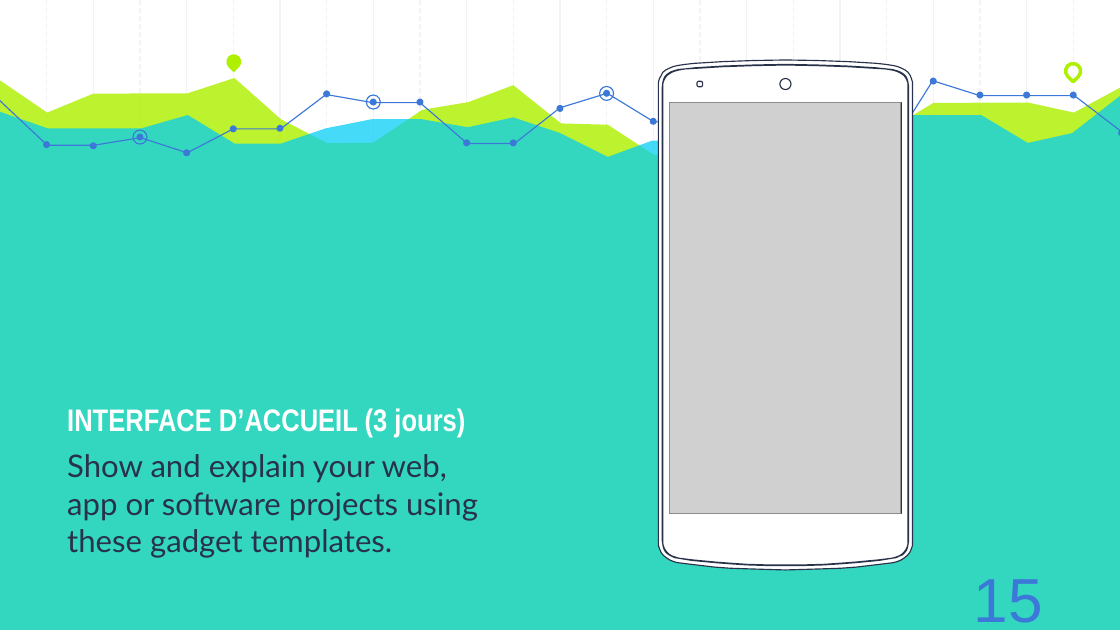
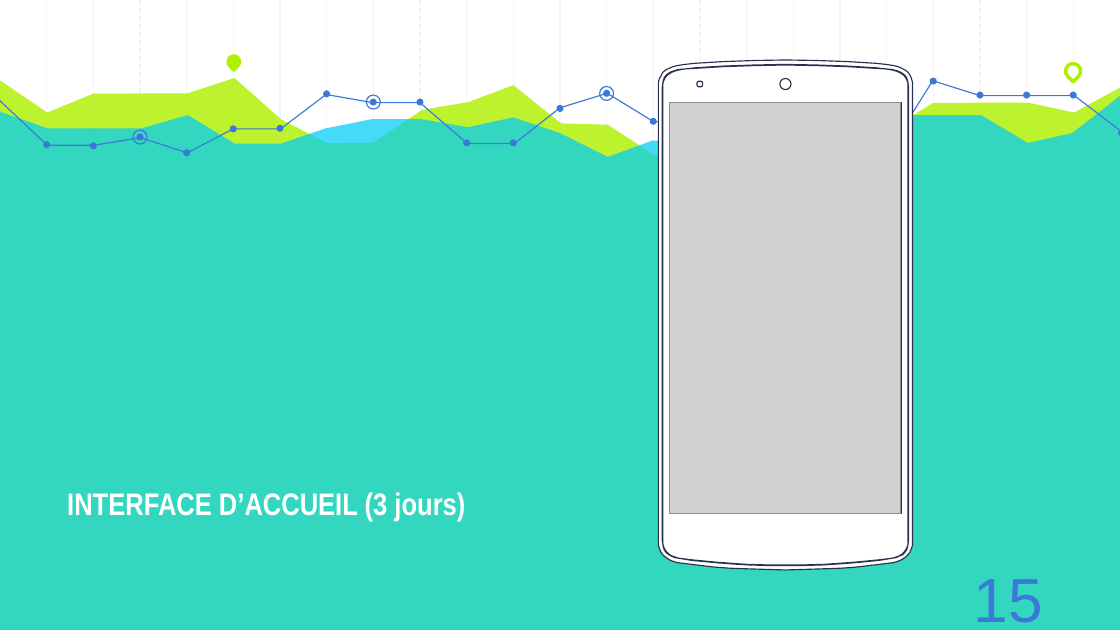
Before and after one commit to AzeddineZadir/docpfc, a slide deck: slide 17 of présentation licence 3.pptx (slide 19 before the commit). Drawn at 1120x630 pixels with LibreOffice and Linux fonts; fonts in the diff are those of the drawing; grey boxes stand for pictures. Boxes give left, top, right and bottom in pixels: in the first picture for what was removed or moved away, otherwise in the second. Text is boxed around its words. In the diff, an @@ line names an element or a change of style, - is before the commit and + after.

```diff
--- a/présentation licence 3.pptx
+++ b/présentation licence 3.pptx
@@ text at box(67, 454, 478, 558): paragraph removed @@
-Show and explain your web, app or software projects using these gadget templates.
```
Also in this commit, not shown: 15 other slides changed, 1 slide added, 3 slides removed, 1 other file.
